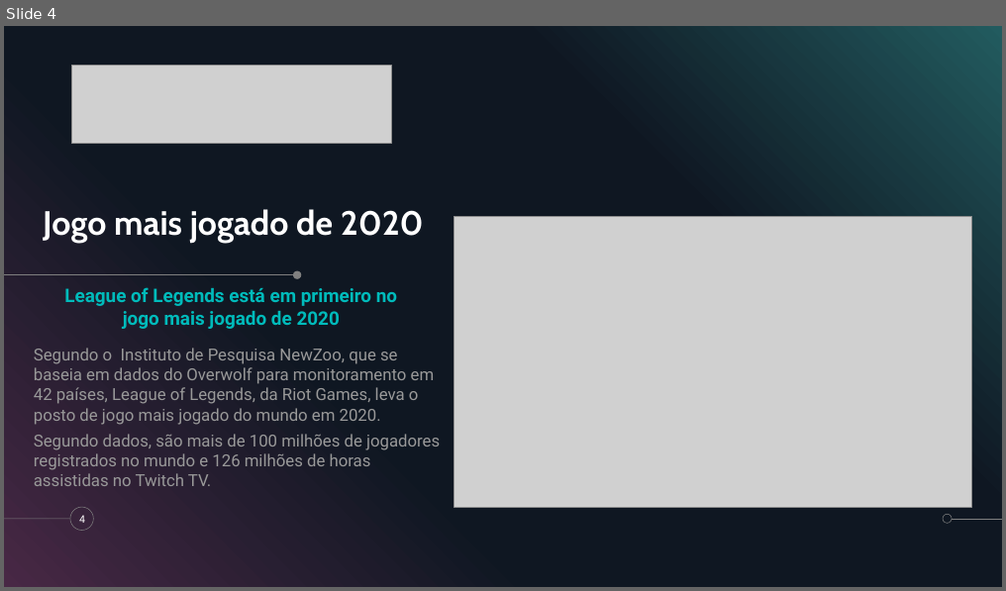
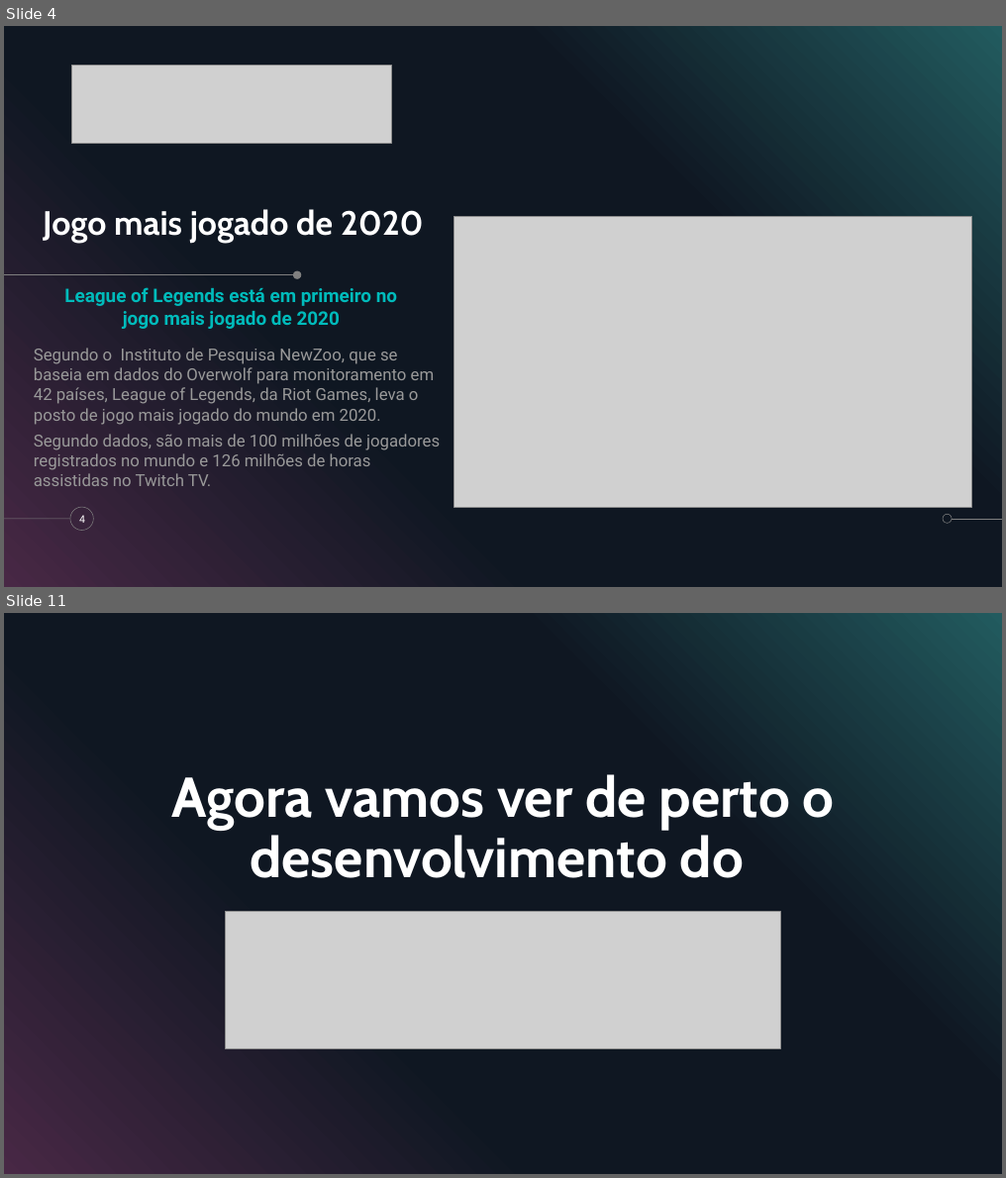
Before and after one commit to DanDan0608/Projeto-Individual, a slide deck: Apresentação-projeto-individual.pptx. Shown one above the other, each under a label of ours: slide 4 before the commit, slides 4 and 11 after it; the slides between them are not shown. The pictures are 1006x591 and 1006x1178 pixels, drawn with LibreOffice and Linux fonts; fonts in the diff are those of the drawing; grey boxes stand for pictures. Boxes give left, top, right and bottom in pixels: in the first picture for what was removed or moved away, otherwise in the second. Text is boxed around its words. In the diff, an @@ line names an element or a change of style, - is before the commit and + after.

```diff
--- a/Apresentação-projeto-individual.pptx
+++ b/Apresentação-projeto-individual.pptx
@@ slide 11 added at (4, 613, 1002, 1174), background #000000; not listed: 5 template elements that a slide beside it also shows @@
@@ title added at (171, 774, 835, 878), 54 pt, text #FFFFFF, bold @@
+Agora vamos ver de perto o desenvolvimento do
@@ picture added at (226, 912, 781, 1049) @@
```
Also in this commit, not shown: 4 slides changed, 5 other slides added, 20 slides removed.
